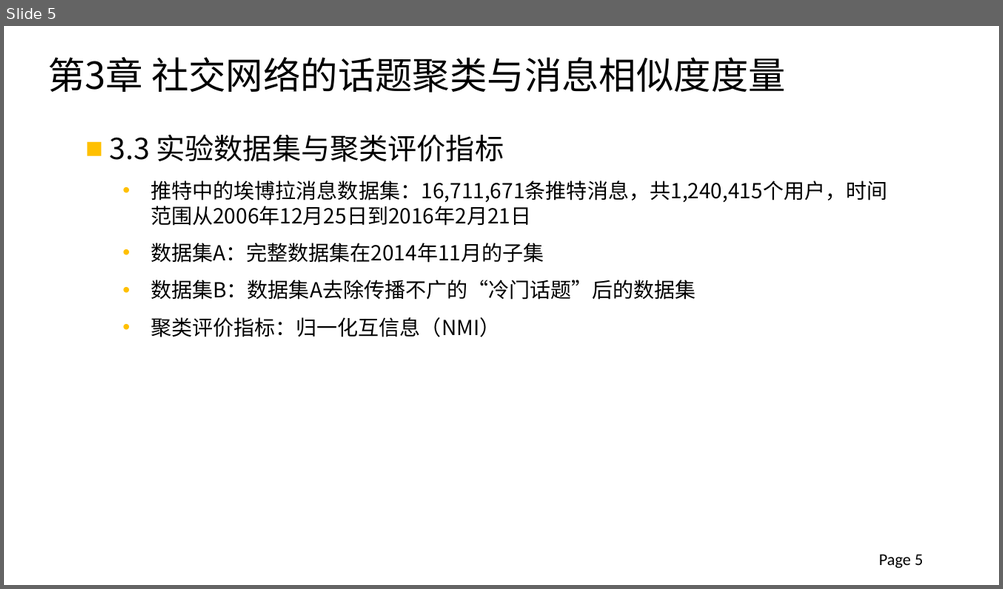
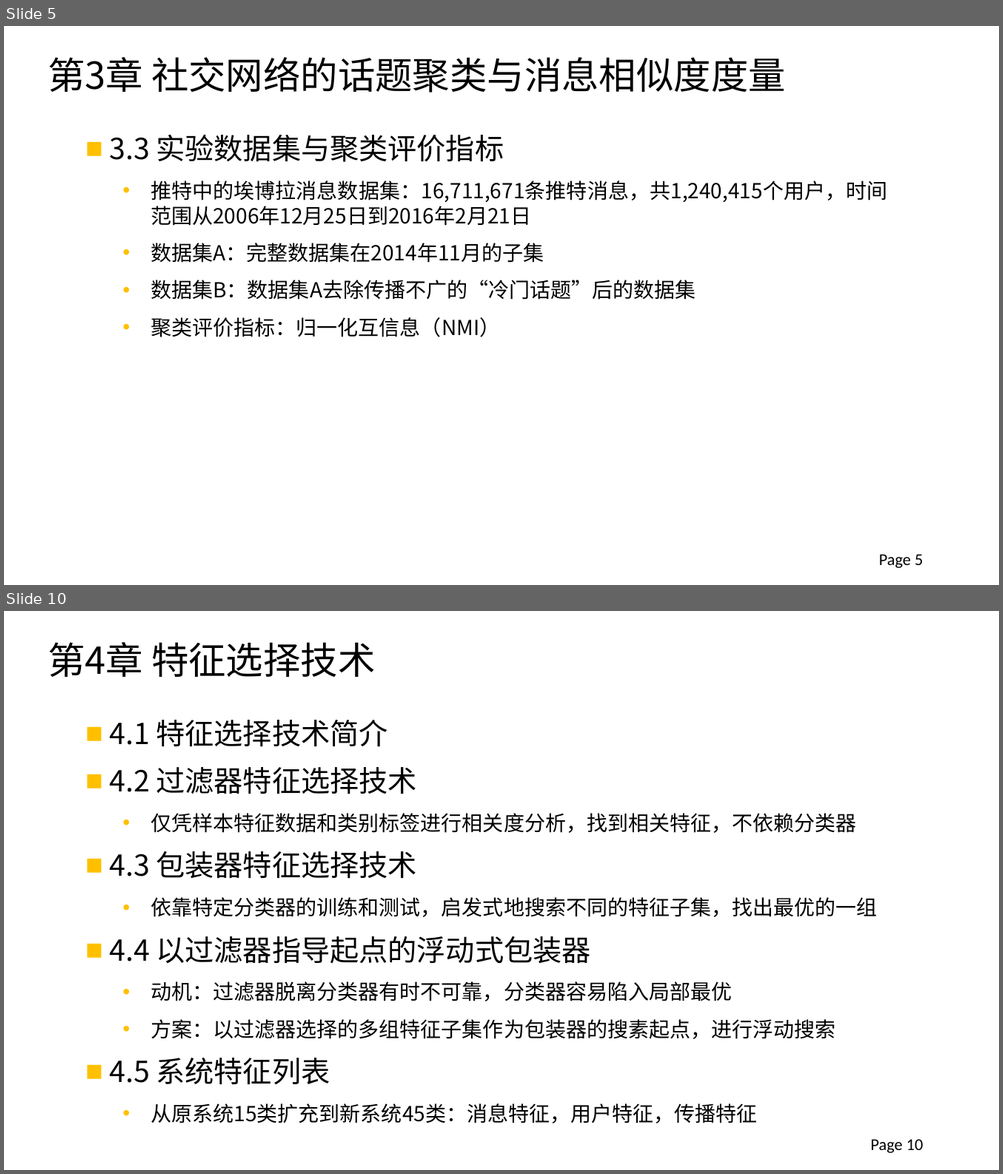
Before and after one commit to xinke0802/DataProcess, a slide deck: 2012013297_钟仰新_毕设论文答辩.pptx. Shown one above the other, each under a label of ours: slide 5 before the commit, slides 5 and 10 after it; the slides between them are not shown. The pictures are 1003x589 and 1003x1174 pixels, drawn with LibreOffice and Linux fonts; fonts in the diff are those of the drawing; background and template pictures are left out. Boxes give left, top, right and bottom in pixels: in the first picture for what was removed or moved away, otherwise in the second. Text is boxed around its words. In the diff, an @@ line names an element or a change of style, - is before the commit and + after.

```diff
--- a/2012013297_钟仰新_毕设论文答辩.pptx
+++ b/2012013297_钟仰新_毕设论文答辩.pptx
@@ slide 10 added at [4, 611, 999, 1170], background #FFFFFF @@
@@ text added at [48, 642, 375, 677], 36 pt, text #000000 @@
+第4章 特征选择技术
@@ text added at [109, 720, 877, 1124], 20 pt, text #000000 @@
+■ 4.1 特征选择技术简介
+■ 4.2 过滤器特征选择技术
+  • 仅凭样本特征数据和类别标签进行相关度分析，找到相关特征，不依赖分类器
+■ 4.3 包装器特征选择技术
+  • 依靠特定分类器的训练和测试，启发式地搜索不同的特征子集，找出最优的一组
+■ 4.4 以过滤器指导起点的浮动式包装器
+  • 动机：过滤器脱离分类器有时不可靠，分类器容易陷入局部最优
+  • 方案：以过滤器选择的多组特征子集作为包装器的搜素起点，进行浮动搜索
+■ 4.5 系统特征列表
+  • 从原系统15类扩充到新系统45类：消息特征，用户特征，传播特征
@@ page number added at [871, 1139, 923, 1153], 16 pt, text #000000 @@
+Page 10
```
Also in this commit, not shown: 2 slides changed, 8 other slides added, 4 slides removed.
